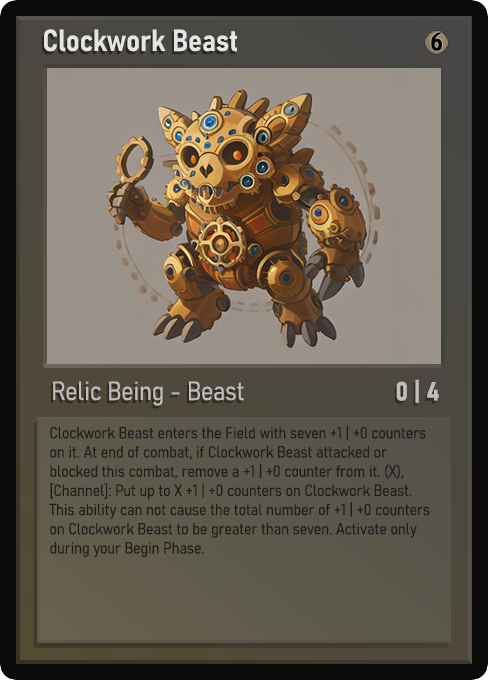
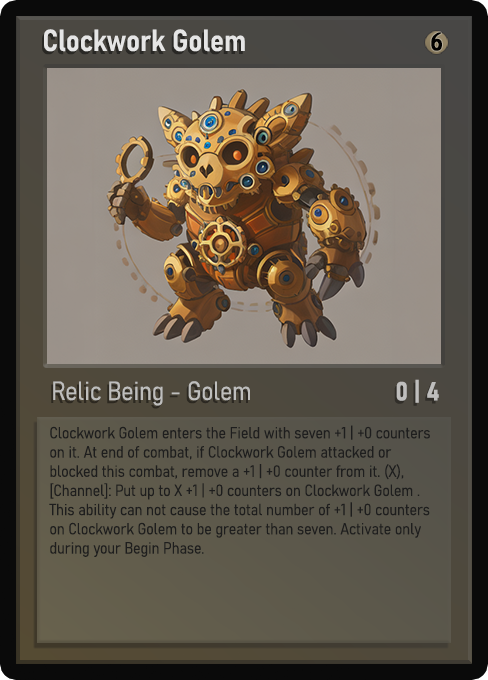
Layered file, before and after one edit (488px x 680px). Changes by layer:
painted on "Name" over left=173, top=29, right=245, bottom=52
painted on "Class" over left=188, top=381, right=250, bottom=401
painted on "Desc_smaller" over left=119, top=425, right=430, bottom=538
